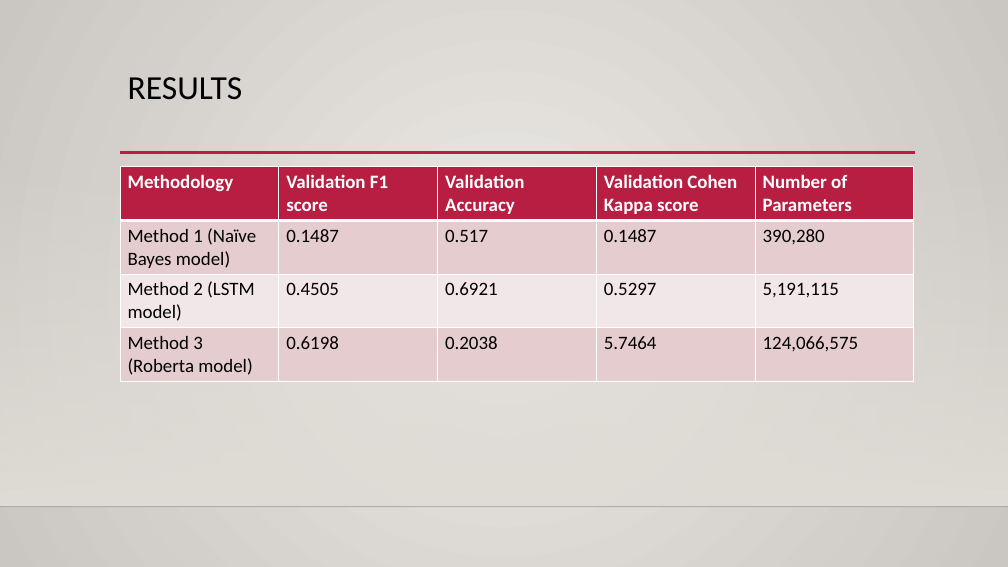
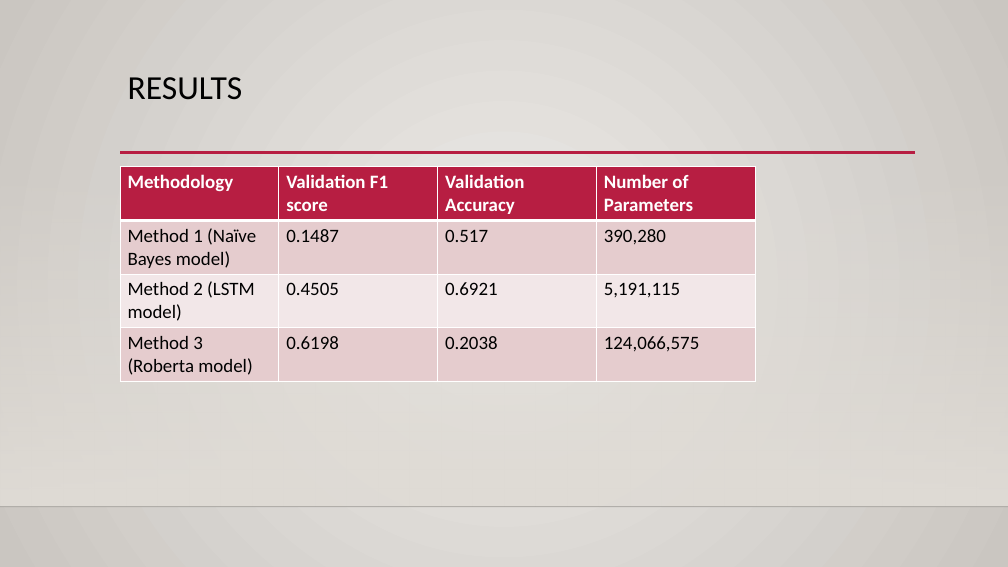
Before and after one commit to NitinGodi/Capstone, a slide deck: slide 18 of Final-Group-Presentation/Final-Group-Presentation.pptx. Drawn at 1008x567 pixels with LibreOffice and Linux fonts; fonts in the diff are those of the drawing; background and template pictures are left out. Boxes give left, top, right and bottom in pixels: in the first picture for what was removed or moved away, otherwise in the second. Text is boxed around its words. In the diff, an @@ line names an element or a change of style, - is before the commit and + after.

```diff
--- a/Final-Group-Presentation/Final-Group-Presentation.pptx
+++ b/Final-Group-Presentation/Final-Group-Presentation.pptx
@@ table at (x1=120, y1=166, x2=755, y2=379) @@
-column 4: Validation Cohen Kappa score | 0.1487 | 0.5297 | 5.7464
@@ table resized from (x1=120, y1=166, x2=914, y2=401) to (x1=120, y1=166, x2=755, y2=379) @@
```
